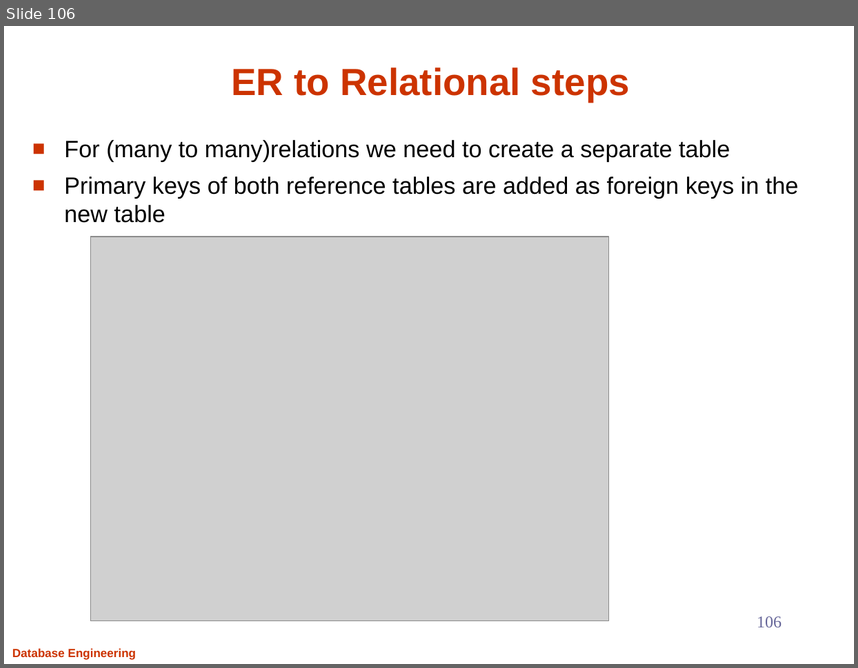
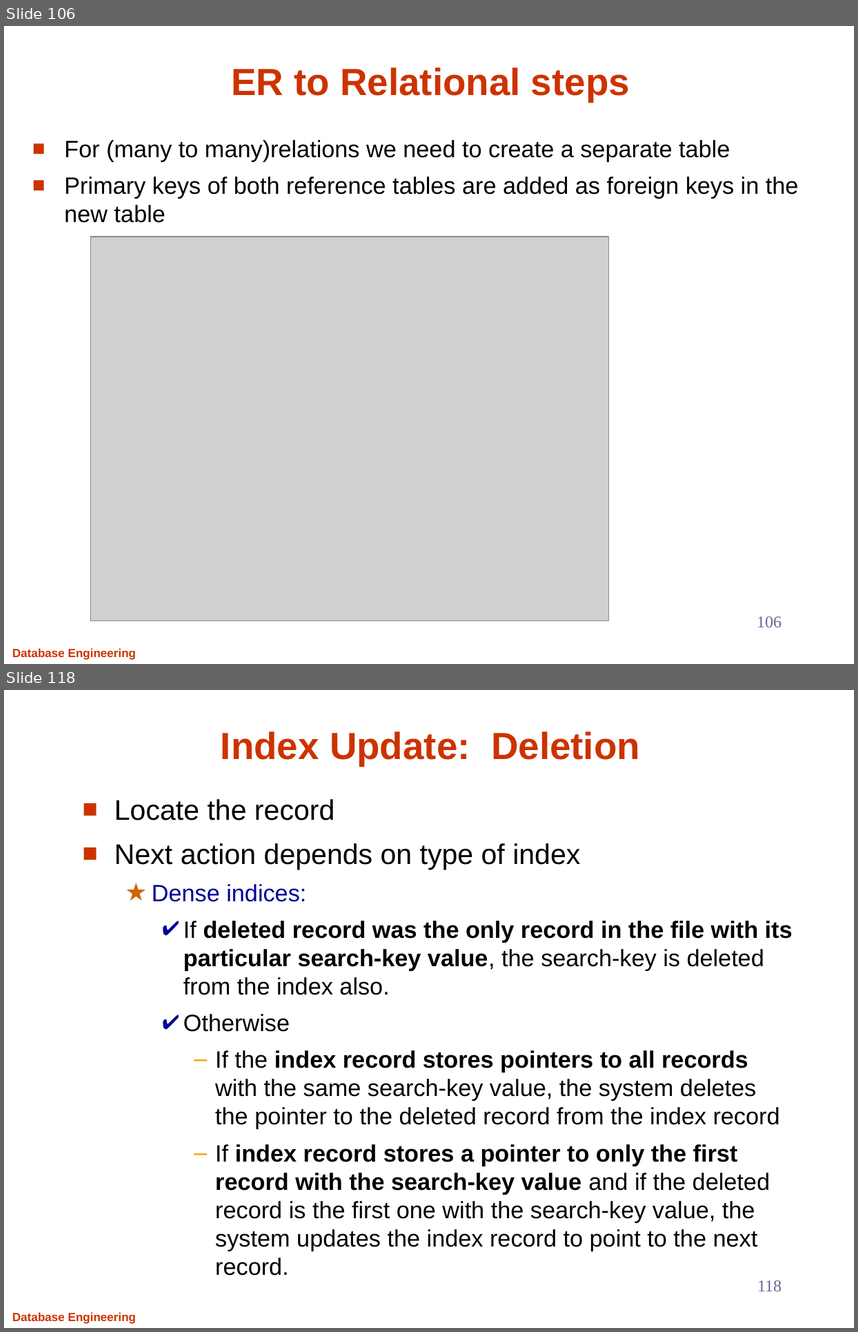
Before and after one commit to Aashishsharma/Learnings, a slide deck: RDBMS/DB.pptx. Shown one above the other, each under a label of ours: slide 106 before the commit, slides 106 and 118 after it; the slides between them are not shown. The pictures are 858x668 and 858x1332 pixels, drawn with LibreOffice and Linux fonts; fonts in the diff are those of the drawing; grey boxes stand for pictures. Boxes give left, top, right and bottom in pixels: in the first picture for what was removed or moved away, otherwise in the second. Text is boxed around its words. In the diff, an @@ line names an element or a change of style, - is before the commit and + after.

```diff
--- a/RDBMS/DB.pptx
+++ b/RDBMS/DB.pptx
@@ slide 118 added at (x1=4, y1=690, x2=854, y2=1328), background #FFFFFF; not listed: 1 template element that a slide beside it also shows @@
@@ title added at (x1=221, y1=731, x2=640, y2=766), 32 pt, text #CC3300, bold @@
+Index Update: Deletion
@@ text added at (x1=114, y1=799, x2=793, y2=1275), 20 pt, text #000000 @@
+■ Locate the record
+■ Next action depends on type of index
+  ★ Dense indices:
+    ✔ If deleted record was the only record in the file with its particular search-key value, the search-key is deleted from the index also.
+    ✔ Otherwise
+      – If the index record stores pointers to all records with the same search-key value, the system deletes the pointer to the deleted record from the index record
+      – If index record stores a pointer to only the first record with the search-key value and if the deleted record is the first one with the search-key value, the system updates the index record to point to the next record.
@@ page number added at (x1=757, y1=1280, x2=782, y2=1291), 14 pt, text #666699 @@
+118
```
Also in this commit, not shown: 43 other slides added.
